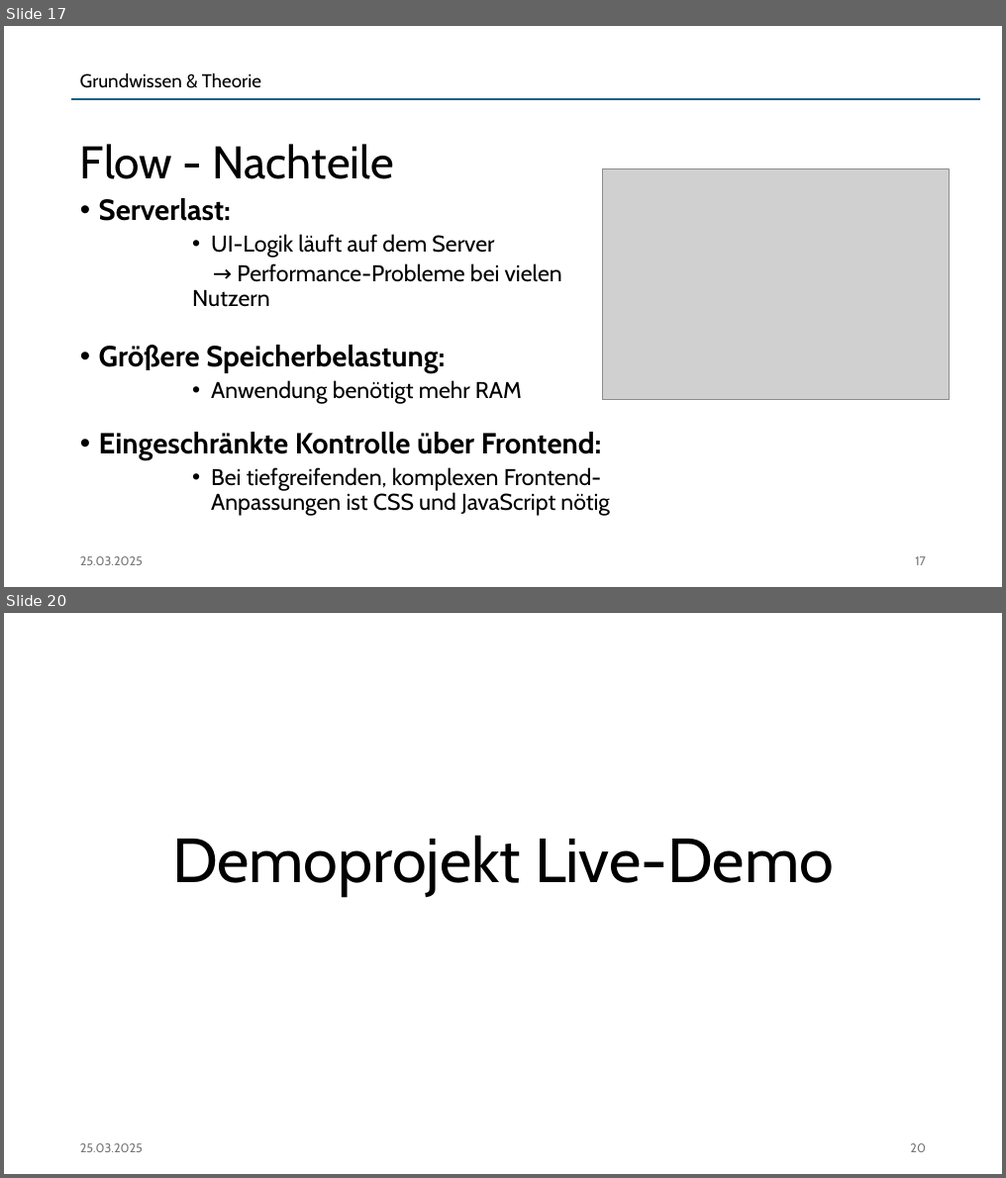
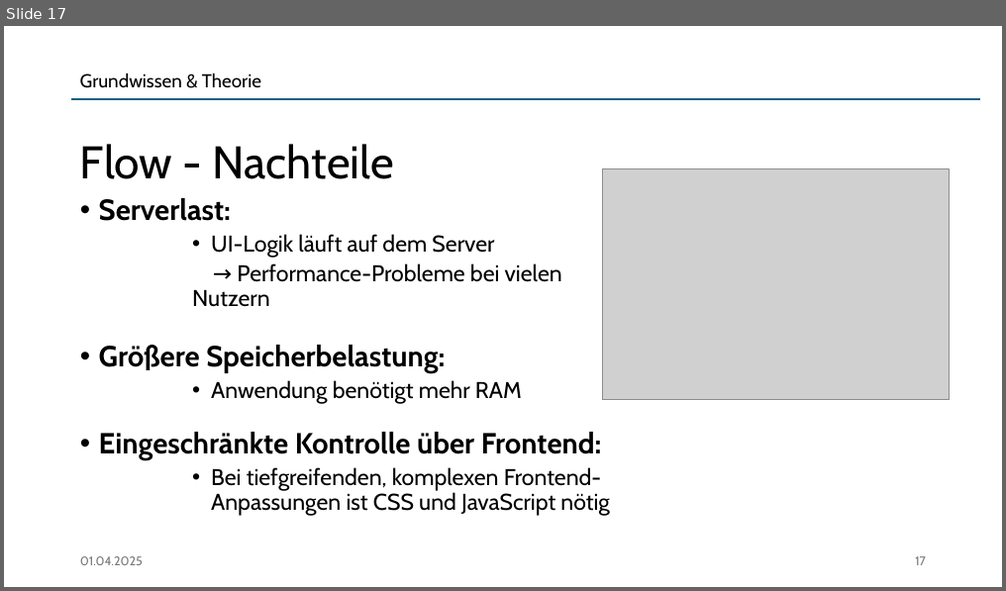
Before and after one commit to jonasaberger/DBI_JavaVaadin, a slide deck: 00_Docs/Projektpraesentation.pptx. Shown one above the other, each under a label of ours: slides 17 and 20 before the commit, slide 17 after it; the slides between them are not shown. The pictures are 1006x1178 and 1006x591 pixels, drawn with LibreOffice and Linux fonts; fonts in the diff are those of the drawing; grey boxes stand for pictures. Boxes give left, top, right and bottom in pixels: in the first picture for what was removed or moved away, otherwise in the second. Text is boxed around its words. In the diff, an @@ line names an element or a change of style, - is before the commit and + after.

```diff
--- a/00_Docs/Projektpraesentation.pptx
+++ b/00_Docs/Projektpraesentation.pptx
@@ slide 20 removed at [4, 613, 1002, 1174], background #FFFFFF @@
@@ title removed at [172, 835, 834, 897] @@
-Demoprojekt Live-Demo
@@ text removed at [80, 1144, 143, 1153] @@
-25.03.2025
@@ page number removed at [910, 1144, 926, 1153] @@
-20
@@ slide 17 changed as well @@
@@ text at [80, 557, 143, 566]: text changed @@
-25.03.2025
+01.04.2025
```
Also in this commit, not shown: 22 other slides changed, 1 slide added, 3 other files.
